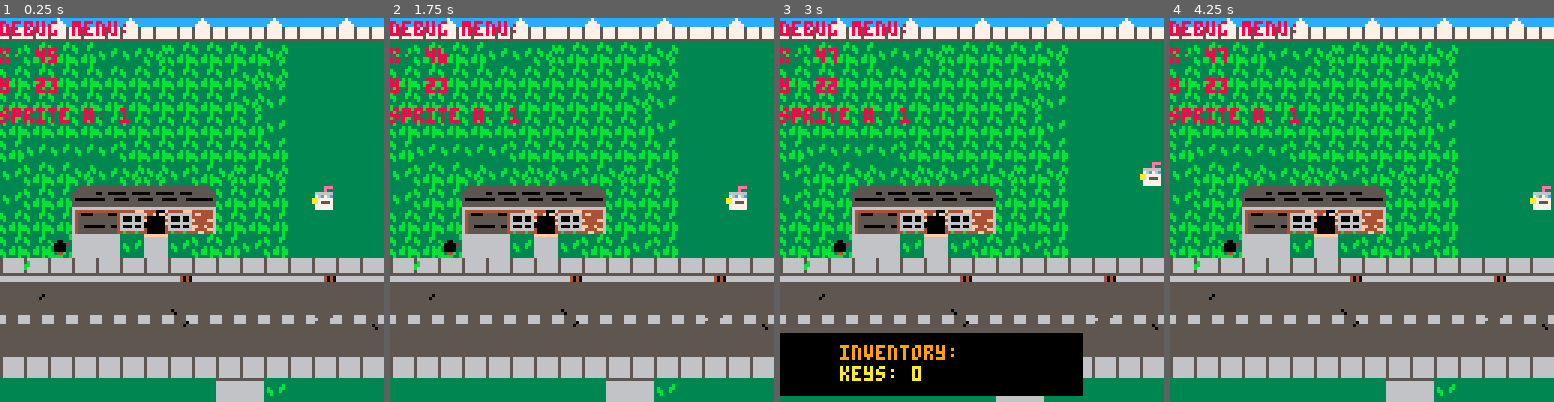
Above: before the commit, frames 1-4 (left to right).
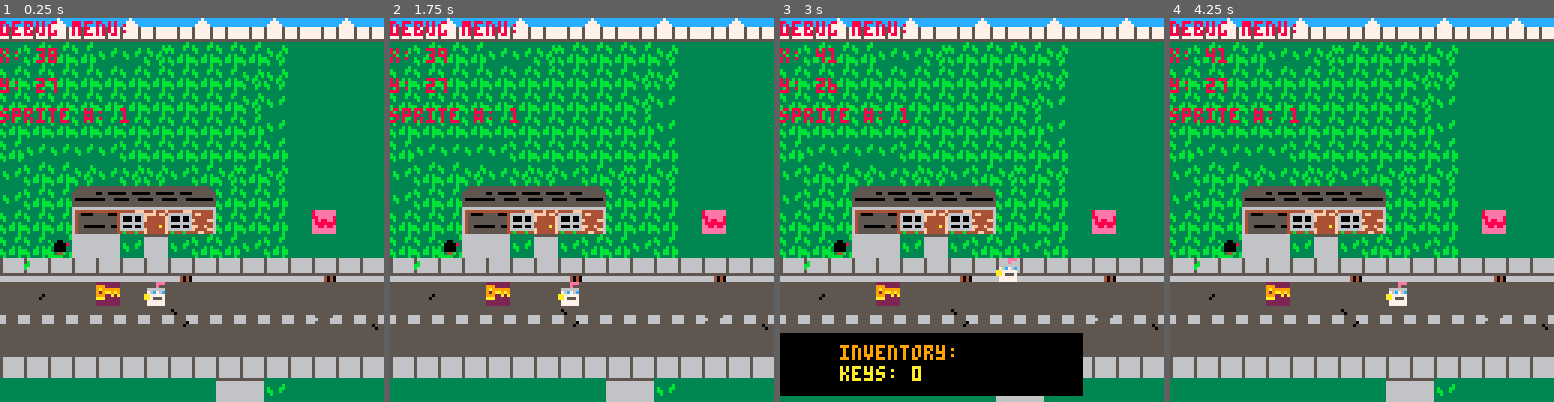
Above: after the commit, the same moments.

Repository: WyattAlexander-001/Pico-8-Repo
Game: PICO-8 cartridge aqua_teen_rpg.p8
Two runs of this game, one before a commit and one after it. Both use one fixed random seed, a clock stepped at 60 frames per second and the inputs below.
Inputs:
- Up to frame 1 (0.25 s): no input
- Up to frame 2 (1.75 s): tap X (X key) at 0.33, 1.07 s; hold Right from 1.6 s (still down)
- Up to frame 3 (3 s): tap X (X key) at 1.85, 2.97 s; release Right at 2.1 s; hold Up 2.15-2.42 s; hold Right from 2.47 s (still down)
- Up to frame 4 (4.25 s): release Right at 3.03 s; hold Left 3.08-3.58 s; hold Down 3.63-3.97 s; hold Right from 4.02 s (still down); tap X (X key) at 4.08 s

The runs differ from the first frame. In frame 1, 1.7% of the frame differs, in the area x 9-88%, y 7-75%; in frame 2, 1.7%, in the area x 9-93%, y 7-75%; in frame 3, 1.7%; in frame 4, 1.7%.

Commit message:
added game over screen

Diff:
--- a/aqua_teen_rpg.p8
+++ b/aqua_teen_rpg.p8
@@ -6,28 +6,54 @@
 function _init()
 	map_setup()
 	make_player()
+
+	game_win=false
+	game_over=false
 end
 
 function _update60()
-	move_player()
+	if(not game_over) then
+		update_map()
+		move_player()
+		check_win_lose()
+	end
 end
 
 function _draw()
  cls()
- draw_map()
- draw_player()
- if (btn(❎)) show_inventory()
- debug_screen()
+ if(not game_over) then
+	 draw_map()
+	 draw_player()
+ 	if (btn(❎)) show_inventory()
+ 	debug_screen()
+ else
+ 	draw_win_lose()
+ end
 end
 
 
 -->8
 --camera/map
 function map_setup()
+	timer=0
+	anim_time=60
 	wall=0
 	key =1
 	door=2
-end
+	anim1=3
+	anim2=4
+	lose=6
+	win=7
+end
+
+function update_map()
+	if (timer<0) then
+		toggle_tiles()
+		timer=anim_time
+	end
+	timer-=1
+end
+
 
 function draw_map()
 	mapx=flr(p.x/16)*16
@@ -51,17 +77,28 @@
 	mset(x,y,tile+1) --key:blank in sprite sheet
 end
 
+function unswap_tile(x,y)
+	tile=mget(x,y)
+	mset(x,y,tile-1)
+end
+
 function get_key(x,y)
 	p.keys+=1
 	swap_tile(x,y)
 	sfx(1)
 end
+
+function open_door(x,y)
+	p.keys-=1
+	swap_tile(x,y)
+	sfx(2)
+end
 -->8
 --player
 function make_player()
 	p={}
-	p.x=45
-	p.y=23
+	p.x=38
+	p.y=27
 	p.sprite=1
 	p.keys=0
 	p.direction=false
@@ -98,6 +135,27 @@
 function interact(x,y)
 	if (is_tile(key,x,y)) then
 		get_key(x,y)
+	elseif (is_tile(door,x,y) and p.keys>0) then
+		open_door(x,y)
+	end
+end
+
+function check_win_lose()
+	if(is_tile(win,p.x,p.y))then
+		game_win=true
+		game_over=true
+	elseif (is_tile(lose,p.x,p.y))then
+		game_win=false
+		game_over=true
+	end
+end
+
+function draw_win_lose()
+	camera()
+	if (game_win) then
+		print("★ you win! ★", 37,64,7)
+	else
+		print("game over!", 38,64,7)
 	end
 end
 -->8
@@ -128,9 +186,58 @@
 	print("x: "..p.x ,invx+0,invy+10,8)
 	print("y: "..p.y ,invx+0,invy+20,8)
 	print("sprite #: "..p.sprite ,invx+0,invy+30,8)
-
-
-end
+end
+
+
+-->8
+--animation
+
+
+function toggle_tiles()
+	for x=mapx,mapx+15 do
+		for y=mapy,mapy+15 do
+		 if (is_tile(anim1,x,y))then
+		 	swap_tile(x,y)
+		 	sfx(3)
+		 elseif (is_tile(anim2,x,y)) then
+		 	unswap_tile(x,y)
+		 	sfx(3)
+		 end
+		end
+	end
+end
+…(32 lines of a section not shown)…
 
 
 
@@ -328,8 +435,8 @@
 
 
 __gff__
-0000000000000000000000000001010100000100000000000000000000010101000000000000000000000000000101010000000000020200000000000000000100000000000000000101010101010200000001000101010101000101010104040000000004010101040400000100020100000001040100010404030101000004
-0000000000000000000000000000000000000000000000000000000000000000000000000000000000000000000000000000000000000000000000000000000000000000000000000000000000000000000000000000000000000000000000000000000000000000000000000000000000000000000000000000000000000000
+000000000000000000000000000101010000010000000000000000000001010100000000000000000000000000010101000000000002020000000000000000010000000000000000010101010101020000000100010101010100010101010404000000000505010104040504010002010001000101010001040c140101000004
+0000000000000000000000000000000000000000000000000000000000000000010000000000000000000000000000004810800000000000000000000000000000000000000000000000000000000000000000000000000000000000000000000000000000000000000000000000000000000000000000000000000000000000
 __map__
 0000000000000000000000000000000000000000000000000000000000000000000000000000000000000000000000000000000000000000000000000000003f3f3f3f3f3f3f3f3f3f3f3f3f3f3f3f3f3f0000000000000000000000000000000000000000000000000000000000000000000000000000000000000000000008
 0000000000000000000000000000000000000000000000000000000000000000000000000000000000000000000000000000000000000000000000000000003f000000000000000000000000000000003f0000000000000000000000000000000000000000000000000000000000000000000000000000000000000000000000
@@ -338,7 +445,7 @@
 0000000000000000000000000000000000000000000000000000000000000000000000000000000000000000000000000000000000000000000000000000003f000000000000000000000000000000003f002f2e2e2e2e2e2e2e2e2d000000000000000000000000000000000000000000000000000000000000000000000000
 0000000000000000000000000000000000000000000000000000000000000000000000000000000000000000000000000000000000000000000000000000003f0000000000002e2e2e2e0000000000003f001f7e5e7e7e7e5f6f6f1d000000000000000000000000000000000000000000000000000000000000000000000000
 0000000000000000000000000000000000000000000000000000000000000000000000000000000000000000000000000000000000000000000000000000003f00000000001f4f4f4e4f1d00000000003f001f7d7d7d7d7d7d6e7c1d000000000000000000000000000000000000000000000000000000000000000000000000
-0000000000000000000000000000000000000000000000000000000000000000000000000000000000000000000000000000000000000000000000000000003f00000000001f6d5d4d4f1d007a0000003f001f7d7d7d7d7d7d7d7d1d000000000000000000000000000000000000000000000000000000000000000000000000
+0000000000000000000000000000000000000000000000000000000000000000000000000000000000000000000000000000000000000000000000000000003f00000000001f6d5d4d4f1d00000000003f001f7d7d7d7d7d7d7d7d1d000000000000000000000000000000000000000000000000000000000000000000000000
 0000000000000000000000000000000000000000000000000000000000000000000000000000000000000000000000000000000000000000000000000000003f00000000001f6d5d4f4f1d00000000003f000f0e0e0e7f7f0e0e0e0d000000000000000000000000000000000000000000000000000000000000000000000000
 0000000000000000000000000000000000000000000000000000000000000000000000000000000000000000000000000000000000000000000000000000003f00000000001f4f4f4f4f1d00000000003f0000000000000000000000000000000000000000000000000000000000000000000000000000000000000000000000
 0000000000000000000000000000000000000000000000000000000000000000000000000000000000000000000000000000000000000000000000000000003f0000000000007f7f0e0e0000000000003f0000000000000000000000000000000000000000000000000000000000000000000000000000000000000000000000
@@ -348,17 +455,17 @@
 0000000000000000000000000000000000000000000000000000000000000000000000000000000000000000000000000000000000000000000000000000003f00000000000000000000000000000000000000000000000000000000000000000000000000000000000000000000000000000000000000000000000000000000
 0000000000000000000000000000001e1e1e1e1e1e1e1e1e1e1e1e1e1e1e1e1e1e1e1e1e1e1e1e1e1e1e1e1e1e1e1e1e1e00000000000000000000000000003f000000000000000000000000000000003f0000000000000000000000000000000000000000000000000000000000000000000000000000000000000000000000
 0000000000000000000000000000001e5a5b5b5a5b5b5a5b5b5a5b5b5a5b5b5a5b5b5a5b5b5a5b5b5a5b5b5a5b5b5a5b1e00000000000000000000000000003f3f3f3f3f3f3f3f3f3f3f3f3f3f3f3f3f3f0000000000000000000000000000000000000000000000000000000000000000000000000000000000000000000000
-0000000000000000000000000000001e10101010111010771010106869101011111313131111141313131314101010101e00000000000000000000000000000000000000000000000000000000000000000000000000000000000000000000000000000000000000000000000000000000000000000000000000000000000000
-0000000000000000000000000000001e10101010101065766610107879101011131313131313131313131414101010101e00000000000000000000000000000000000000000000000000000000000000000000000000000000000000000000000000000000000000000000000000000000000000000000000000000000000000
-0000000000000000000000000000001e10111010106552555267757575101011131313131313131313131411101010101e00000000000000000000000000000000000000000000000000000000000000000000000000000000000000000000000000000000000000000000000000000000000000000000000000000000000000
-0000000000000000000000000000001e10101010105555555555555555101013131313131313131313131311101010101e00000000000000000000000000000000000000000000000000000000000000000000000000000000000000000000000000000000000000000000000000000000000000000000000000000000000000
-0000000000000000000000000000001e10101010105553535355545252101013131111111113131313131313101010101e00000000000000000000000000000000000000000000000000000000000000000000000000000000000000000000000000000000000000000000000000000000000000000000000000000000000000
+0000000000000000000000000000001e1010101011101077101010686910b111111313131111141313131314101010101e00000000000000000000000000000000000000000000000000000000000000000000000000000000000000000000000000000000000000000000000000000000000000000000000000000000000000
+0000000000000000000000000000001e1010101010107476661010787910b011131313131313131313131414101010101e00000000000000000000000000000000000000000000000000000000000000000000000000000000000000000000000000000000000000000000000000000000000000000000000000000000000000
+0000000000000000000000000000001e10111010107452a05267757575b0b111131313131313131313131411101010101e00000000000000000000000000000000000000000000000000000000000000000000000000000000000000000000000000000000000000000000000000000000000000000000000000000000000000
+0000000000000000000000000000001e1010101010a0a0a0a0a0a0a0a0101013131313131313131313131311101010101e00000000000000000000000000000000000000000000000000000000000000000000000000000000000000000000000000000000000000000000000000000000000000000000000000000000000000
+0000000000000000000000000000001e1010101010a0535353a0545252101013131111111113131313131313101010101e00000000000000000000000000000000000000000000000000000000000000000000000000000000000000000000000000000000000000000000000000000000000000000000000000000000000000
 0000000000000000000000000000001e10101010105673737356645757101011111313141114141113141314101010101e00000000000000000000000000000000000000000000000000000000000000000000000000000000000000000000000000000000000000000000000000000000000000000000000000000000000000
 0000000000000000000000000000001e101110101010515161105110101010111113135c6c6c6c6c4c131313101010101e00000000000000000000000000000000000000000000000000000000000000000000000000000000000000000000000000000000000000000000000000000000000000000000000000000000000000
-0000000000000000000000000000001e10101010101051515160701011101013131313584b4a744a49131313101010101e00000000000000000000000000000000000000000000000000000000000000000000000000000000000000000000000000000000000000000000000000000000000000000000000000000000000000
+0000000000000000000000000000001e10101010101051515160701011101013131313584b4a6a4a4913131310b210101e00000000000000000000000000000000000000000000000000000000000000000000000000000000000000000000000000000000000000000000000000000000000000000000000000000000000000
 0000000000000000000000000000001e10101010101051515110101010101013131371626211591113131113101010101e00000000000000000000000000000000000000000000000000000000000000000000000000000000000000000000000000000000000000000000000000000000000000000000000000000000000000
 0000000000000000000000000000001e40404040504040415040404040504140405040404040404140404040404140401e00000000000000000000000000000000000000000000000000000000000000000000000000000000000000000000000000000000000000000000000000000000000000000000000000000000000000
-0000000000000000000000000000001e42424242424242424242424242424242424342424242424242424242424242421e00000000000000000000000000000000000000000000000000000000000000000000000000000000000000000000000000000000000000000000000000000000000000000000000000000000000000
+0000000000000000000000000000001e42424242424242424242424242424242424342424e42424242424242424242421e00000000000000000000000000000000000000000000000000000000000000000000000000000000000000000000000000000000000000000000000000000000000000000000000000000000000000
 0000000000000000000000000000001e44444447454444474444454444444744444444444444444644444444444744451e00000000000000000000000000000000000000000000000000000000000000000000000000000000000000000000000000000000000000000000000000000000000000000000000000000000000000
 0000000000000000000000000000001e42424242424242434242424242424242424242424242424242424242424242421e00000000000000000000000000000000000000000000000000000000000000000000000000000000000000000000000000000000000000000000000000000000000000000000000000000000000000
 0000000000000000000000000000001e70707070707070707070707070707070707070707070707070707070707070701e00000000000000000000000000000000000000000000000000000000000000000000000000000000000000000000000000000000000000000000000000000000000000000000000000000000000000
Not shown, changed: 86 lines of the sprite sheet (__gfx__) section of aqua_teen_rpg.p8
Not shown, changed: the sound effects (__sfx__) section of aqua_teen_rpg.p8
